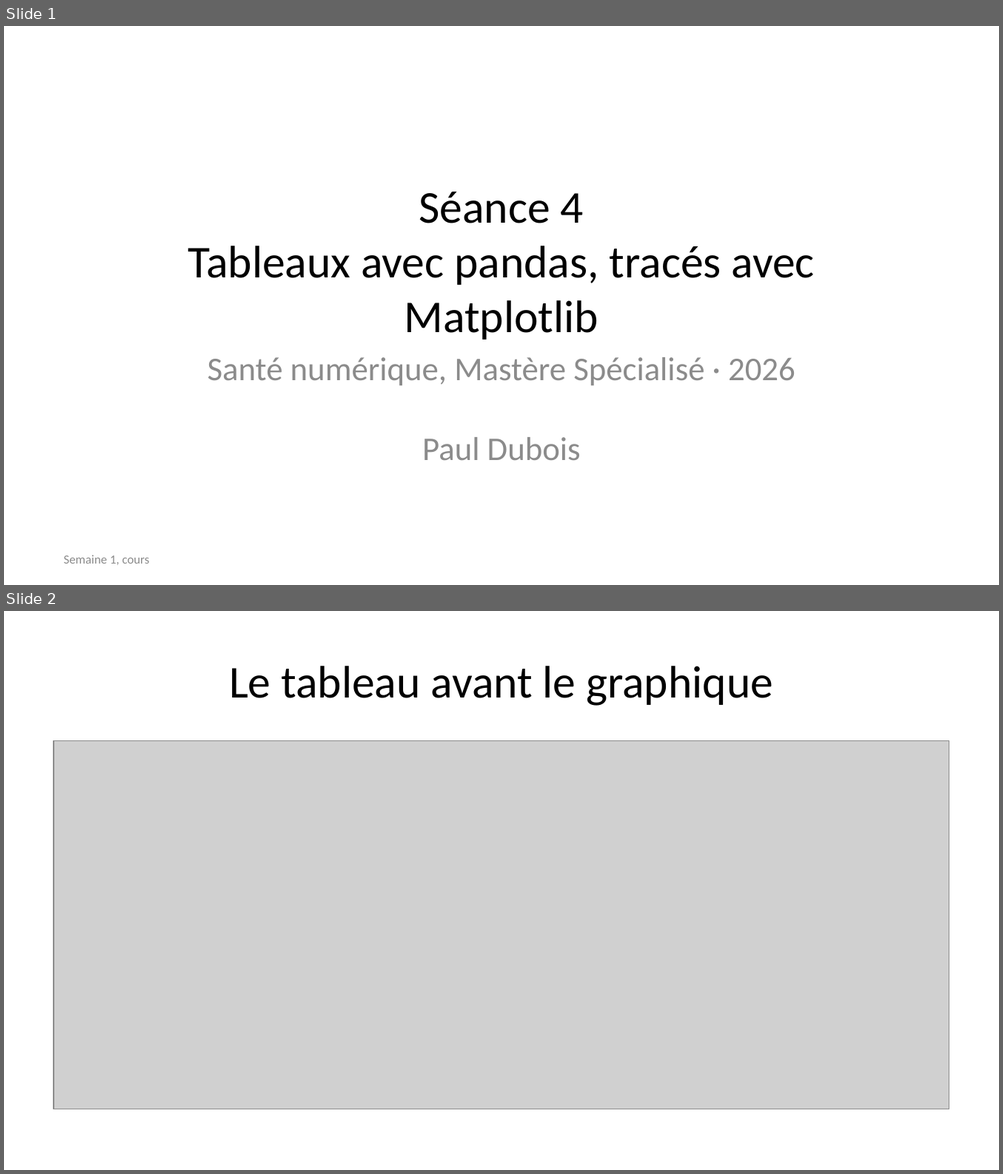
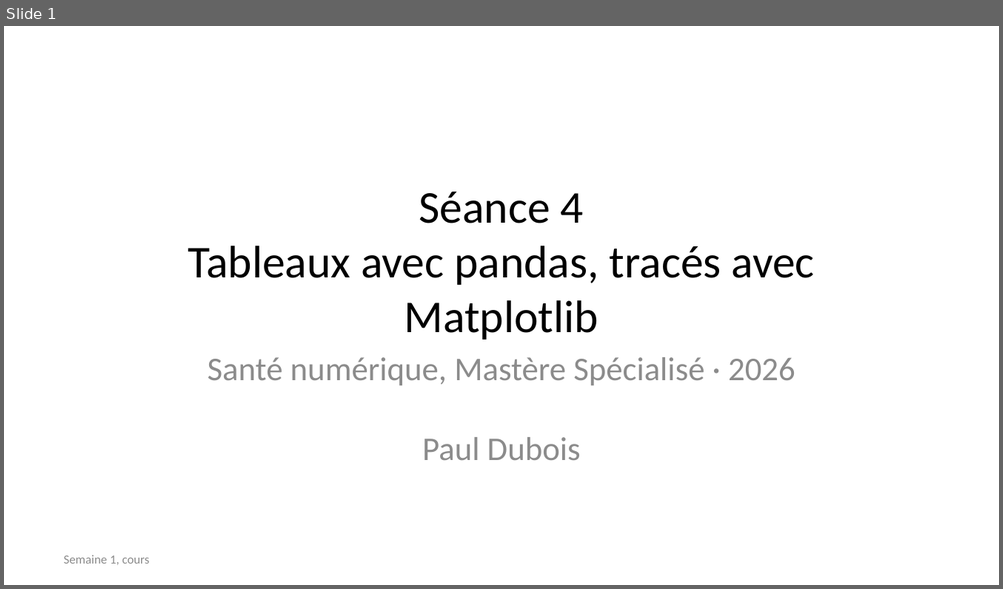
Before and after one commit to MICS-Lab/MS_SanteNum2026, a slide deck: Programming01/Session04/slides-fr.pptx. Shown one above the other, each under a label of ours: slides 1 and 2 before the commit, slide 1 after it. The pictures are 1003x1174 and 1003x589 pixels, drawn with LibreOffice and Linux fonts; fonts in the diff are those of the drawing; grey boxes stand for pictures. Boxes give left, top, right and bottom in pixels: in the first picture for what was removed or moved away, otherwise in the second. Text is boxed around its words. In the diff, an @@ line names an element or a change of style, - is before the commit and + after.

```diff
--- a/Programming01/Session04/slides-fr.pptx
+++ b/Programming01/Session04/slides-fr.pptx
@@ slide 2 removed at <box>4,611,999,1170</box>, background #FFFFFF @@
@@ title removed at <box>229,666,773,706</box> @@
-Le tableau avant le graphique
@@ picture removed at <box>54,741,949,1111</box> @@
```
Also in this commit, not shown: 1 slide added, 3 other files.
